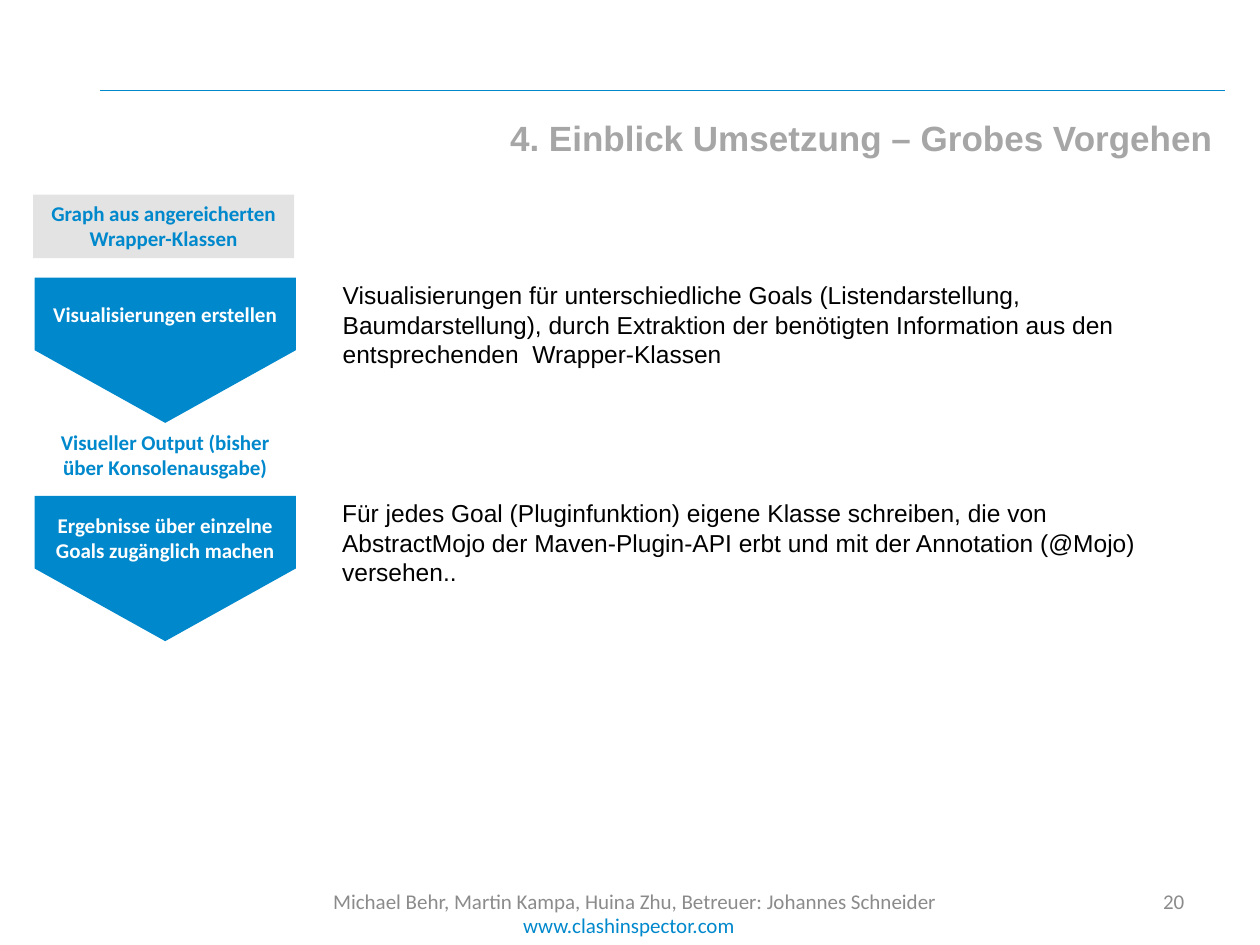
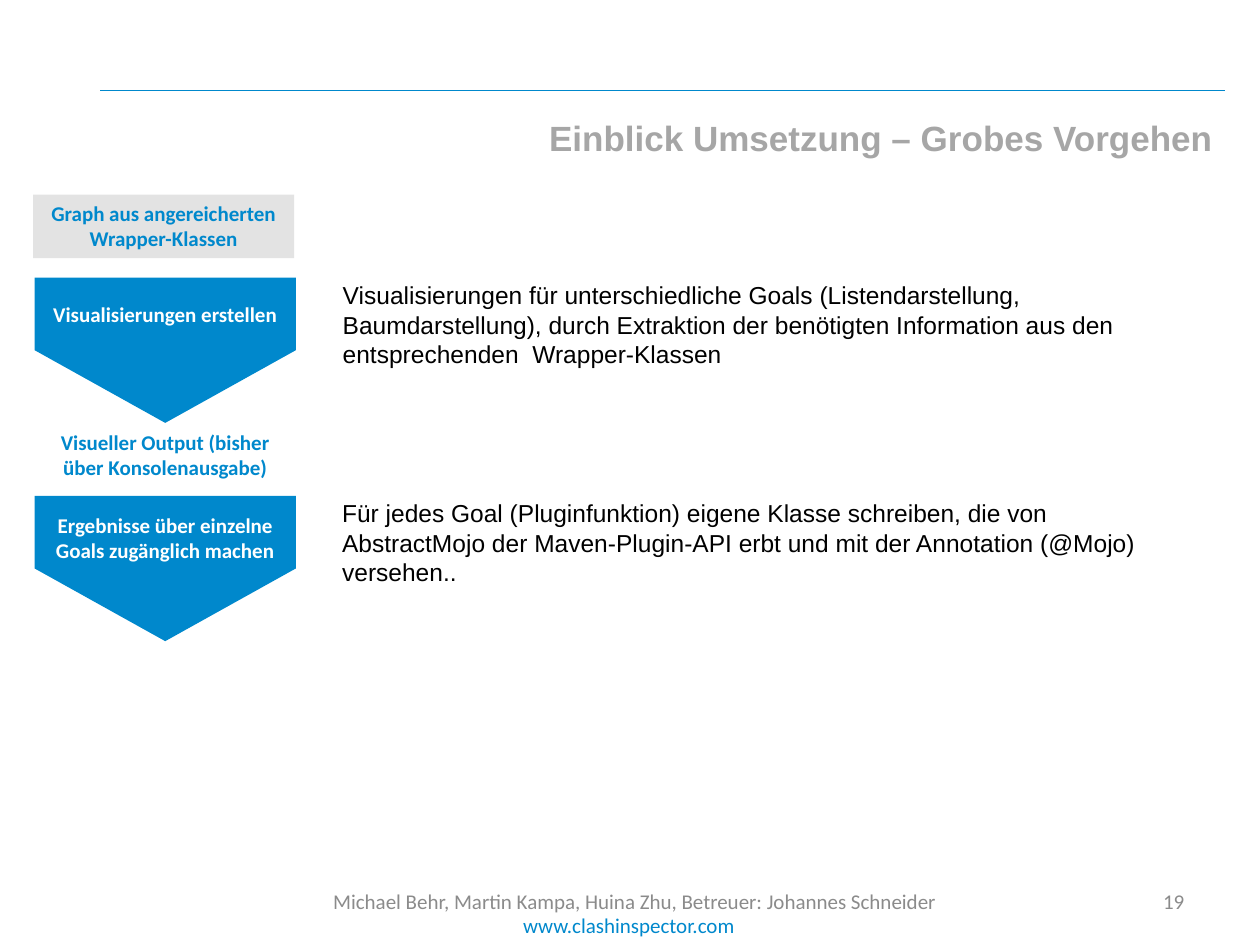
Before and after one commit to cedarsoft/clashinspector.com, a slide deck: slide 19 of presentation/Jahresprojekt Endpräsentation.pptx (slide 20 before the commit). Drawn at 1260x945 pixels with LibreOffice and Linux fonts; fonts in the diff are those of the drawing; background and template pictures are left out. Boxes give left, top, right and bottom in pixels: in the first picture for what was removed or moved away, otherwise in the second. Text is boxed around its words. In the diff, an @@ line names an element or a change of style, - is before the commit and + after.

```diff
--- a/presentation/Jahresprojekt Endpräsentation.pptx
+++ b/presentation/Jahresprojekt Endpräsentation.pptx
@@ text at box(549, 126, 1212, 157): text changed @@
-4. Einblick Umsetzung – Grobes Vorgehen
+Einblick Umsetzung – Grobes Vorgehen
@@ page number at box(1163, 895, 1184, 909): text changed @@
-20
+19
```
Also in this commit, not shown: 11 other slides changed, 4 other files.
